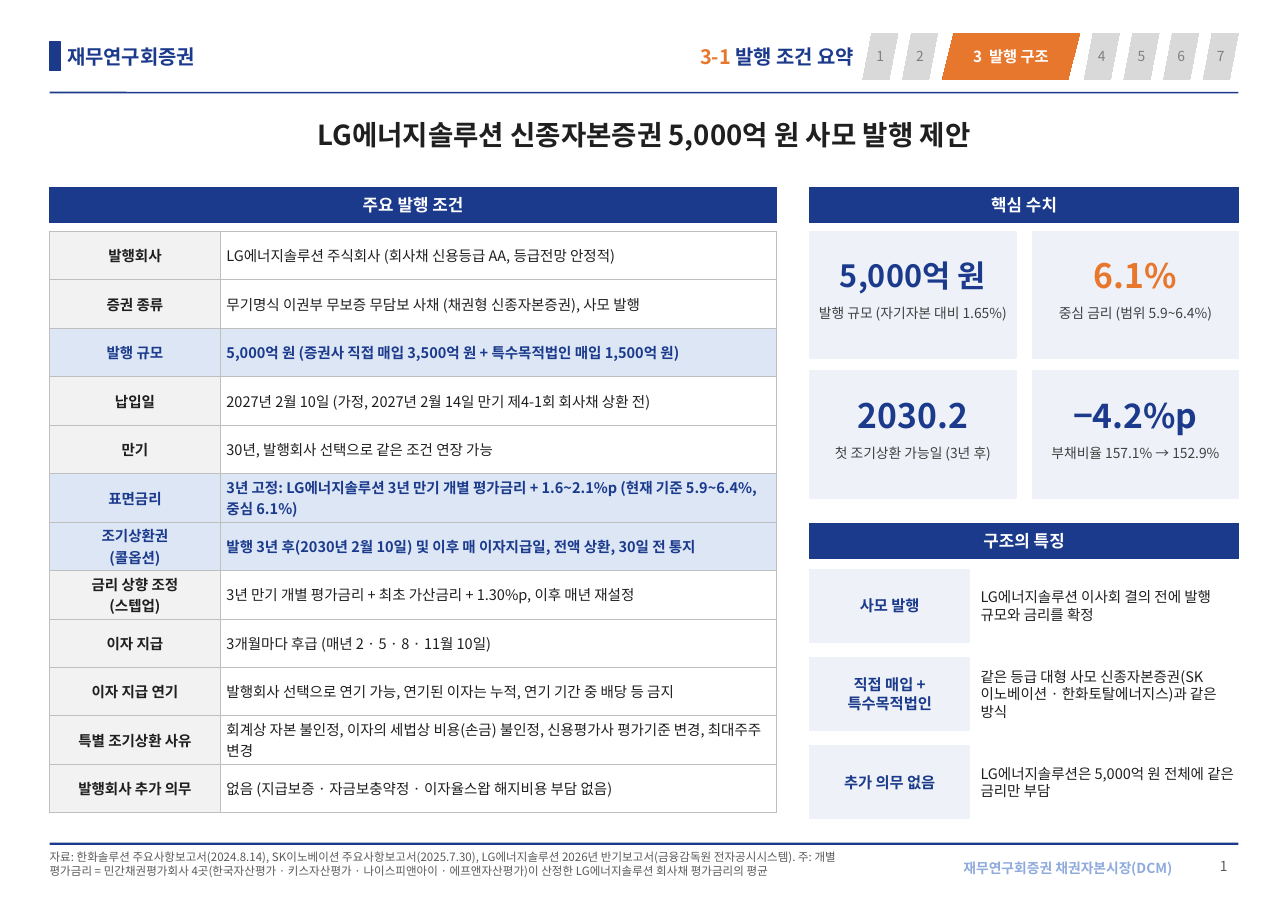
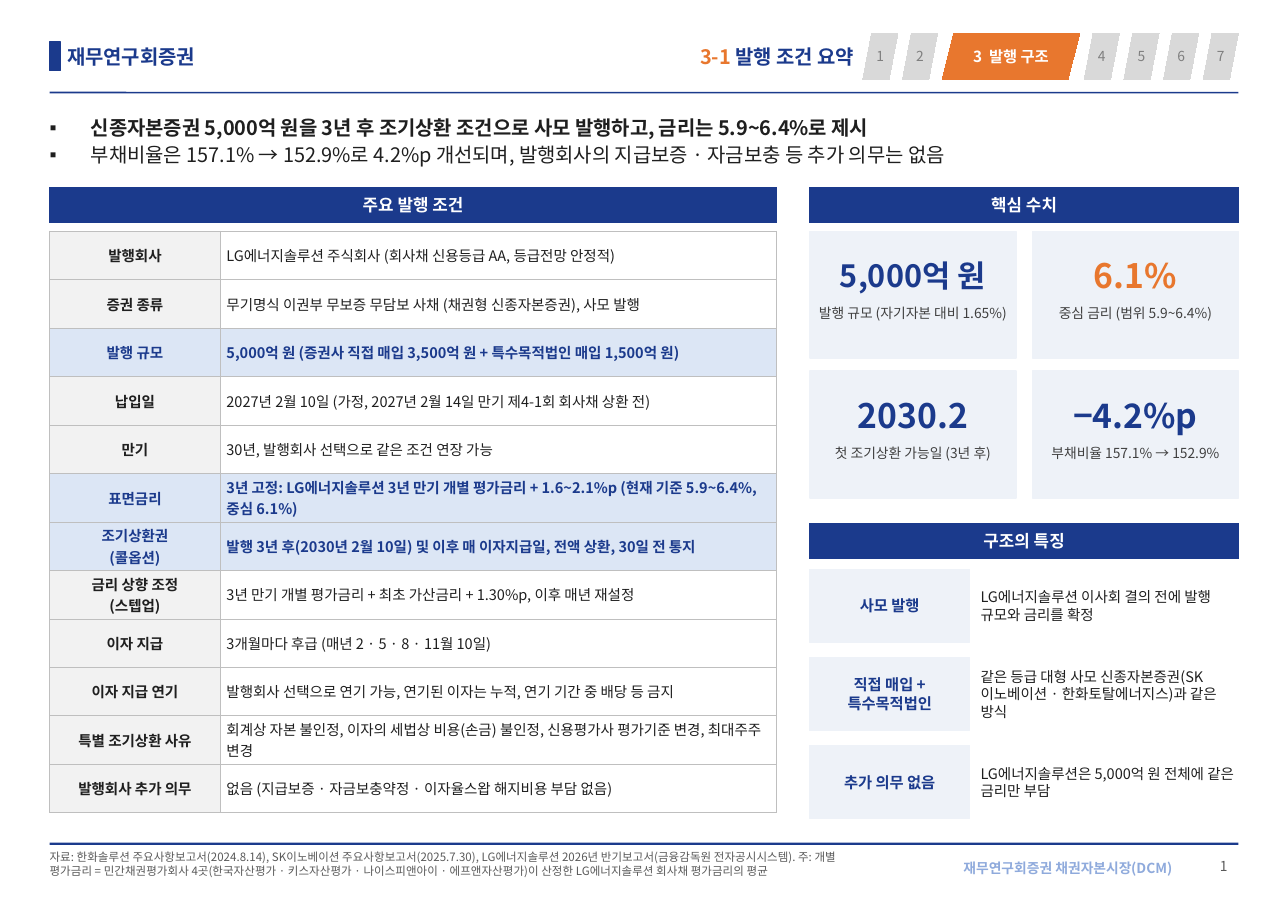
Before and after one commit to shy065542-rgb/SSHHYY, a slide deck: slide 1 of LGES_신종_발행구조.pptx. Drawn at 1288x911 pixels with LibreOffice and Linux fonts; fonts in the diff are those of the drawing. Boxes give left, top, right and bottom in pixels: in the first picture for what was removed or moved away, otherwise in the second. Text is boxed around its words. In the diff, an @@ line names an element or a change of style, - is before the commit and + after.

```diff
--- a/LGES_신종_발행구조.pptx
+++ b/LGES_신종_발행구조.pptx
@@ title at box(91, 118, 945, 167): text changed; size 18 to 13 pt; bold off @@
-LG에너지솔루션 신종자본증권 5,000억 원 사모 발행 제안
+▪ 신종자본증권 5,000억 원을 3년 후 조기상환 조건으로 사모 발행하고, 금리는 5.9~6.4%로 제시
+▪ 부채비율은 157.1% → 152.9%로 4.2%p 개선되며, 발행회사의 지급보증 · 자금보충 등 추가 의무는 없음
```
Also in this commit, not shown: 6 other slides changed.
